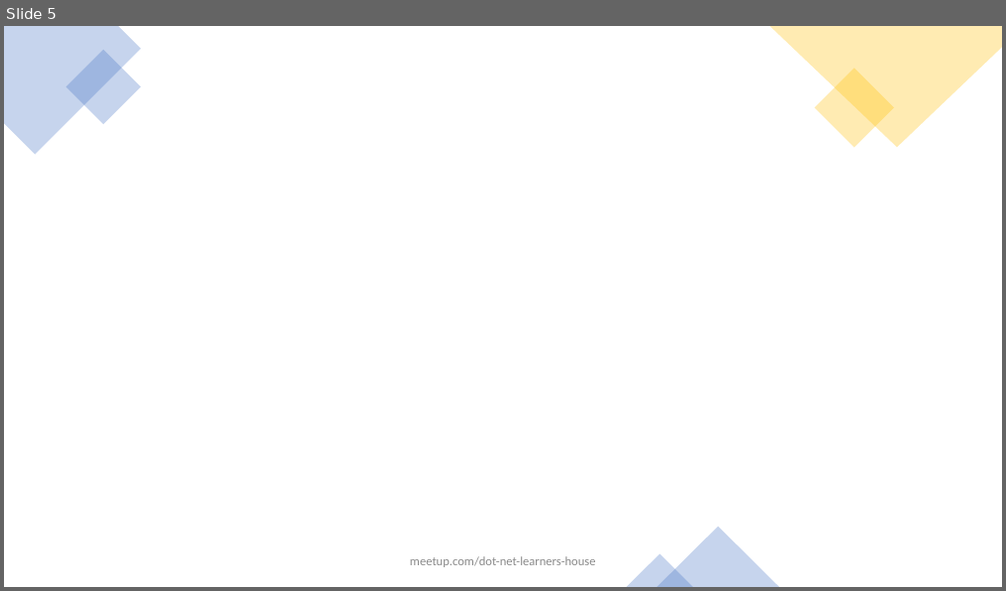
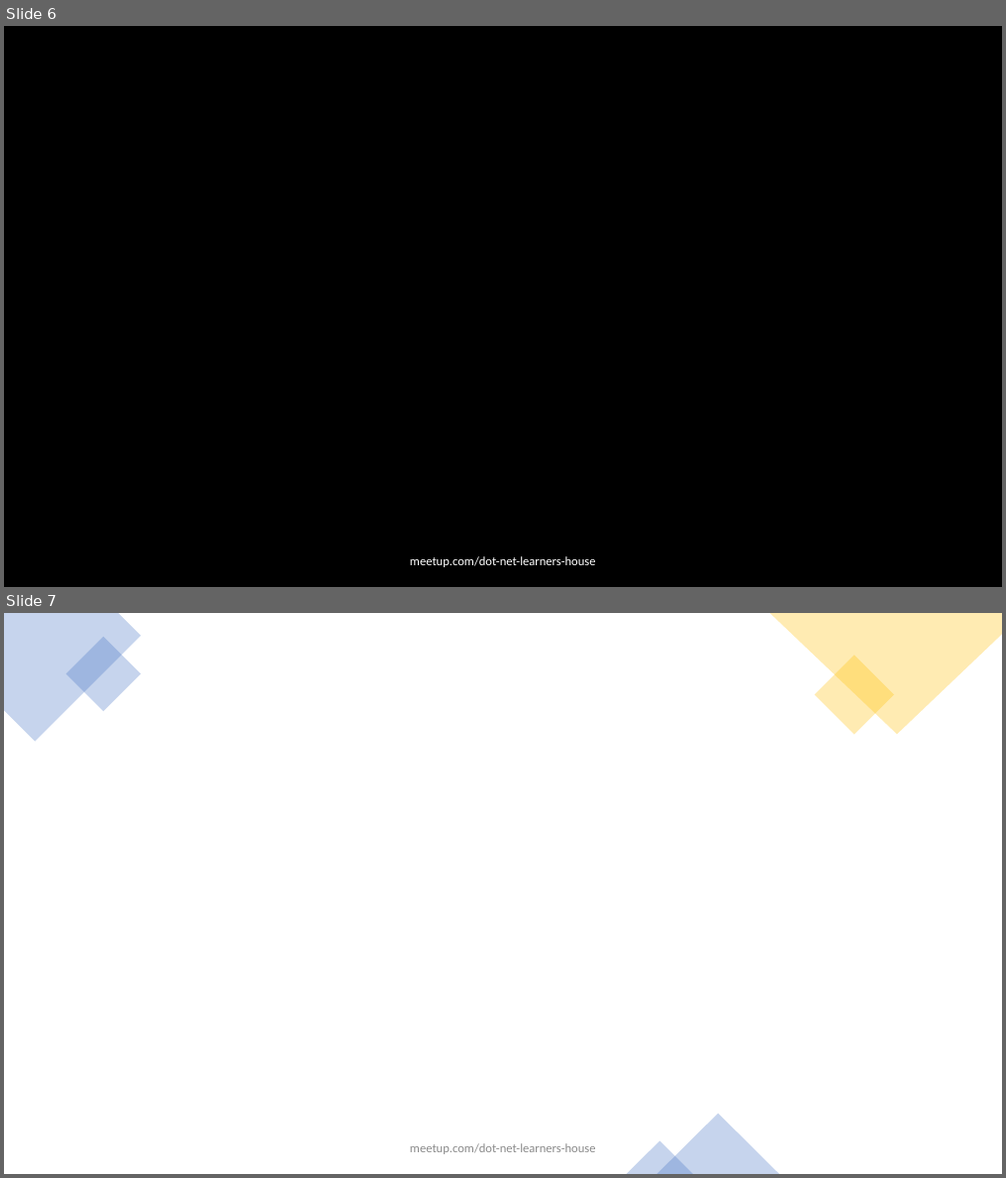
Before and after one commit to vishipayyallore/speaker-series-2023, a slide deck: TechTalk.pptx. Shown one above the other, each under a label of ours: slide 5 before the commit, slides 6 and 7 after it. The pictures are 1006x591 and 1006x1178 pixels, drawn with LibreOffice and Linux fonts; fonts in the diff are those of the drawing; background and template pictures are left out. Boxes give left, top, right and bottom in pixels: in the first picture for what was removed or moved away, otherwise in the second. Text is boxed around its words. In the diff, an @@ line names an element or a change of style, - is before the commit and + after.

```diff
--- a/TechTalk.pptx
+++ b/TechTalk.pptx
@@ slide 6 added at (4,26,1002,587), background picture (left out) @@
@@ text added at (410,557,596,568), 12 pt, text #FFFFFF @@
+meetup.com/dot-net-learners-house
@@ what was slide 5 is now slide 7 @@
```
Also in this commit, not shown: 1 slide changed, 1 other slide added, 18 other files.
